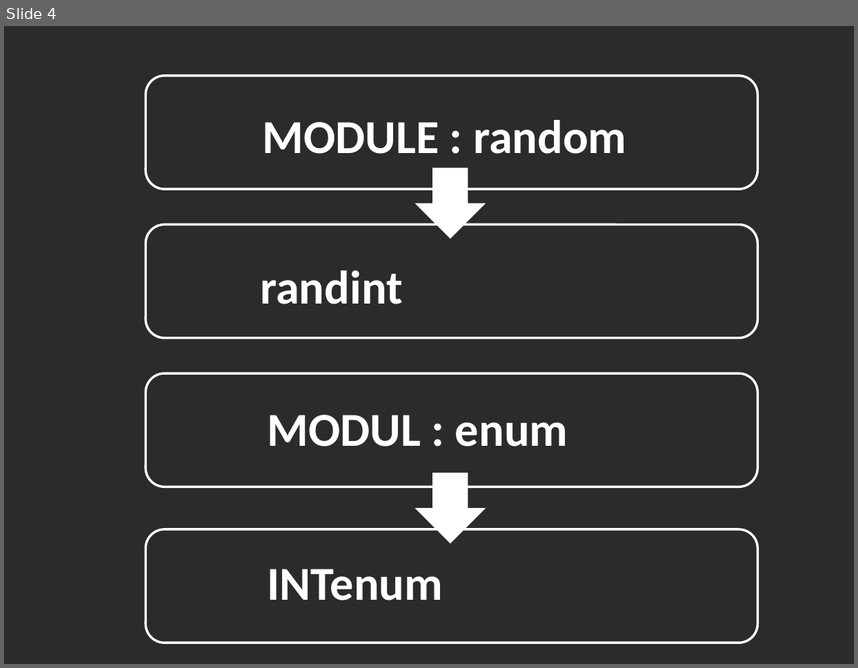
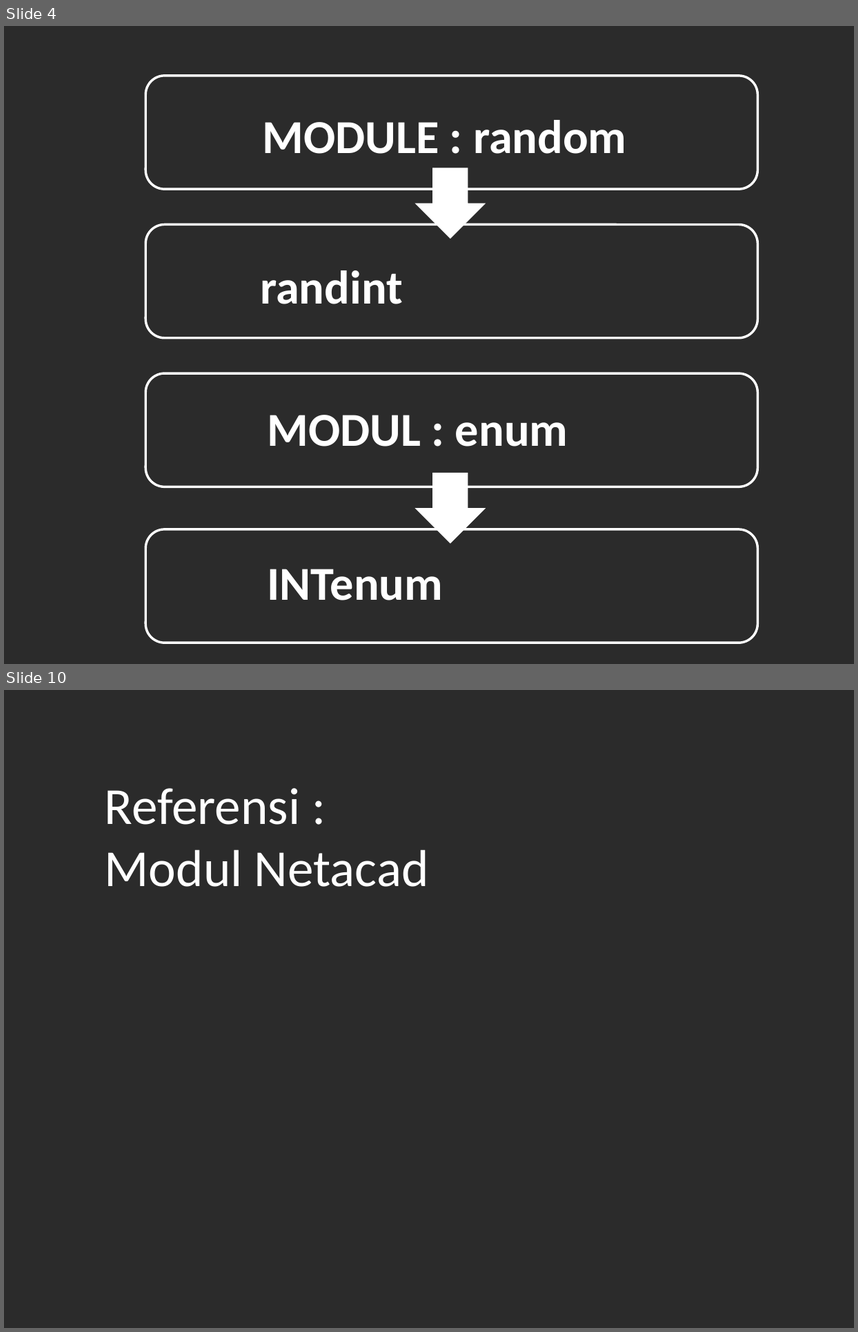
Before and after one commit to siwimaharani/FPDTSPYTHON, a slide deck: suitproject.pptx. Shown one above the other, each under a label of ours: slide 4 before the commit, slides 4 and 10 after it; the slides between them are not shown. The pictures are 858x668 and 858x1332 pixels, drawn with LibreOffice and Linux fonts; fonts in the diff are those of the drawing; background and template pictures are left out; a plain dark background stands for a picture behind light text. Boxes give left, top, right and bottom in pixels: in the first picture for what was removed or moved away, otherwise in the second. Text is boxed around its words. In the diff, an @@ line names an element or a change of style, - is before the commit and + after.

```diff
--- a/suitproject.pptx
+++ b/suitproject.pptx
@@ slide 10 added at (4, 690, 854, 1328), background picture (left out) @@
@@ text added at (105, 788, 429, 887), 44 pt, text #FFFFFF @@
+Referensi :
+Modul Netacad
```
Also in this commit, not shown: 2 slides changed, 5 other slides added, 1 slide removed, 4 other files.
